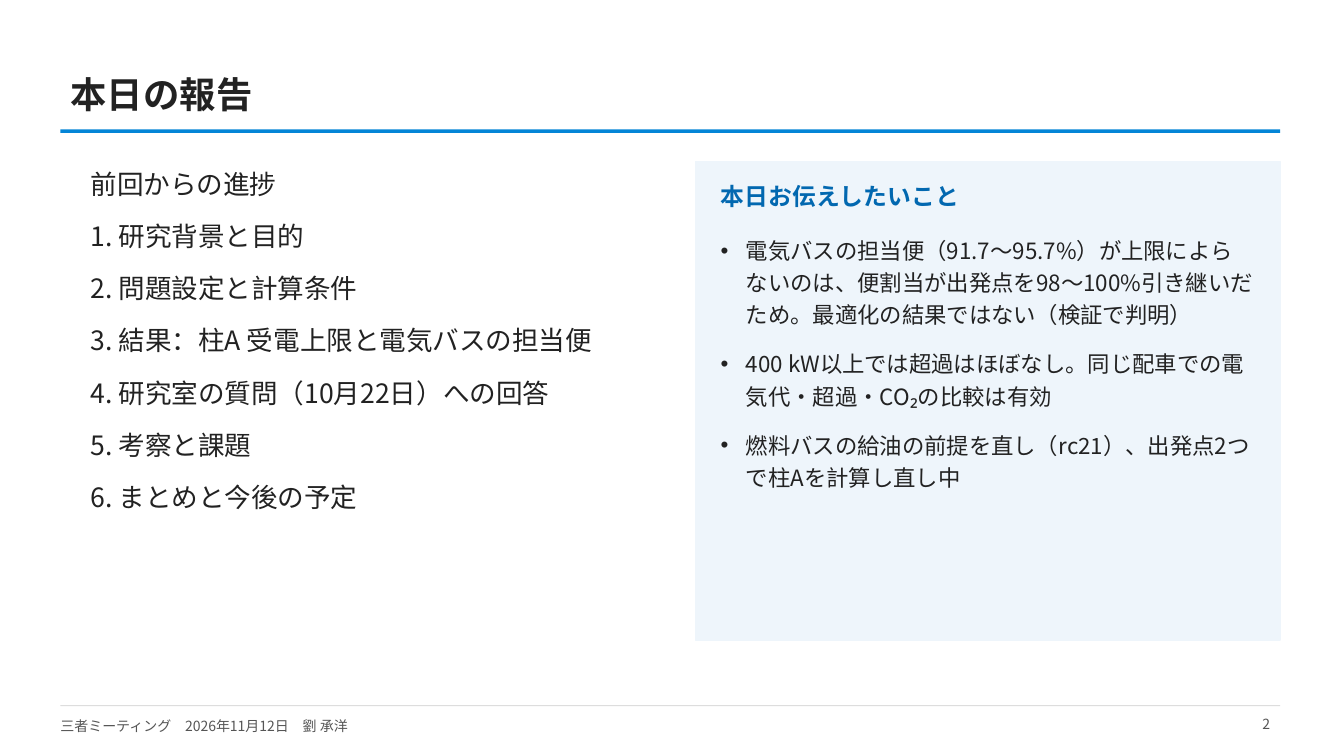
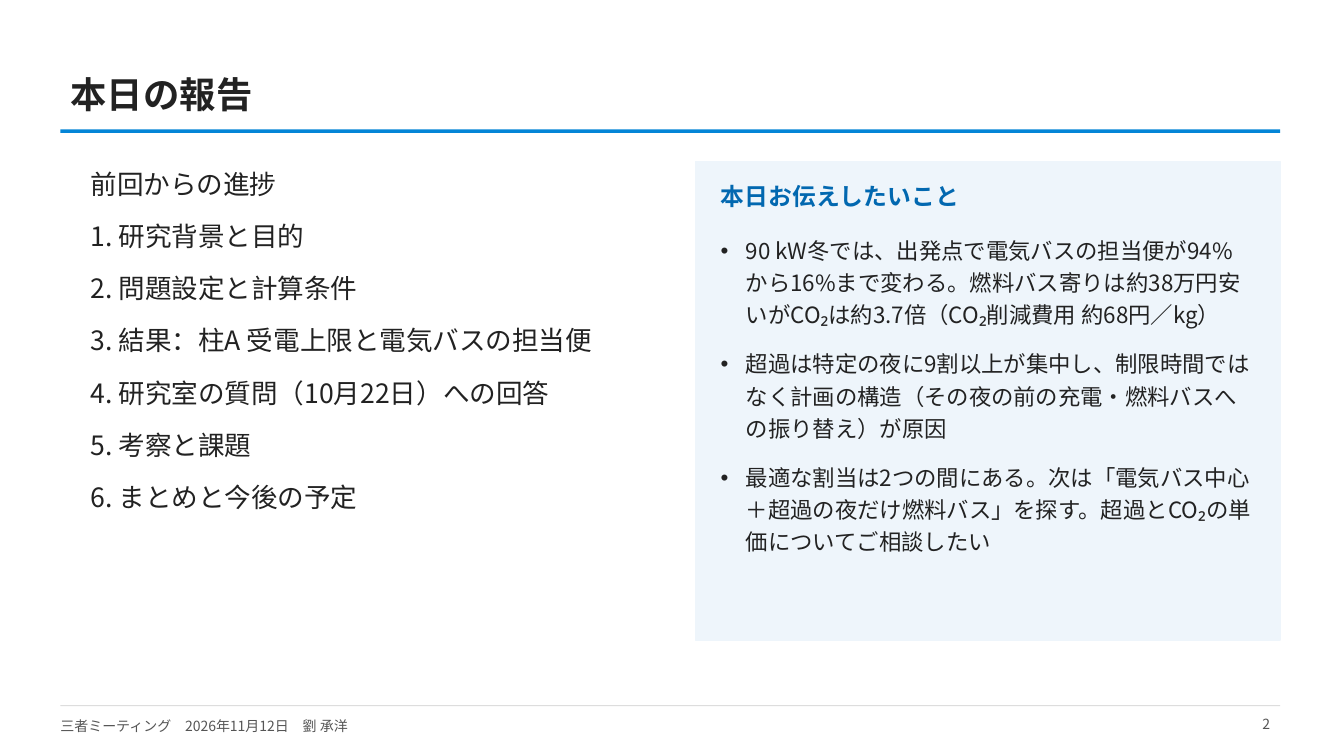
Before and after one commit to CYLIU2003/master-course, a slide deck: slide 2 of outcome/2026-11-12_three_party/three_party_20261112.pptx. Drawn at 1344x756 pixels with LibreOffice and Linux fonts; fonts in the diff are those of the drawing. Boxes give left, top, right and bottom in pixels: in the first picture for what was removed or moved away, otherwise in the second. Text is boxed around its words. In the diff, an @@ line names an element or a change of style, - is before the commit and + after.

```diff
--- a/outcome/2026-11-12_three_party/three_party_20261112.pptx
+++ b/outcome/2026-11-12_three_party/three_party_20261112.pptx
@@ text at (746, 240, 1251, 521): text changed @@
-• 電気バスの担当便（91.7〜95.7%）が上限によらないのは、便割当が出発点を98〜100%引き継いだため。最適化の結果ではない（検証で判明）
-• 400 kW以上では超過はほぼなし。同じ配車での電気代・超過・CO₂の比較は有効
-• 燃料バスの給油の前提を直し（rc21）、出発点2つで柱Aを計算し直し中
+• 90 kW冬では、出発点で電気バスの担当便が94%から16%まで変わる。燃料バス寄りは約38万円安いがCO₂は約3.7倍（CO₂削減費用 約68円／kg）
+• 超過は特定の夜に9割以上が集中し、制限時間ではなく計画の構造（その夜の前の充電・燃料バスへの振り替え）が原因
+• 最適な割当は2つの間にある。次は「電気バス中心＋超過の夜だけ燃料バス」を探す。超過とCO₂の単価についてご相談したい
```
Also in this commit, not shown: 18 other slides changed, 4 slides added, 4 other files.
